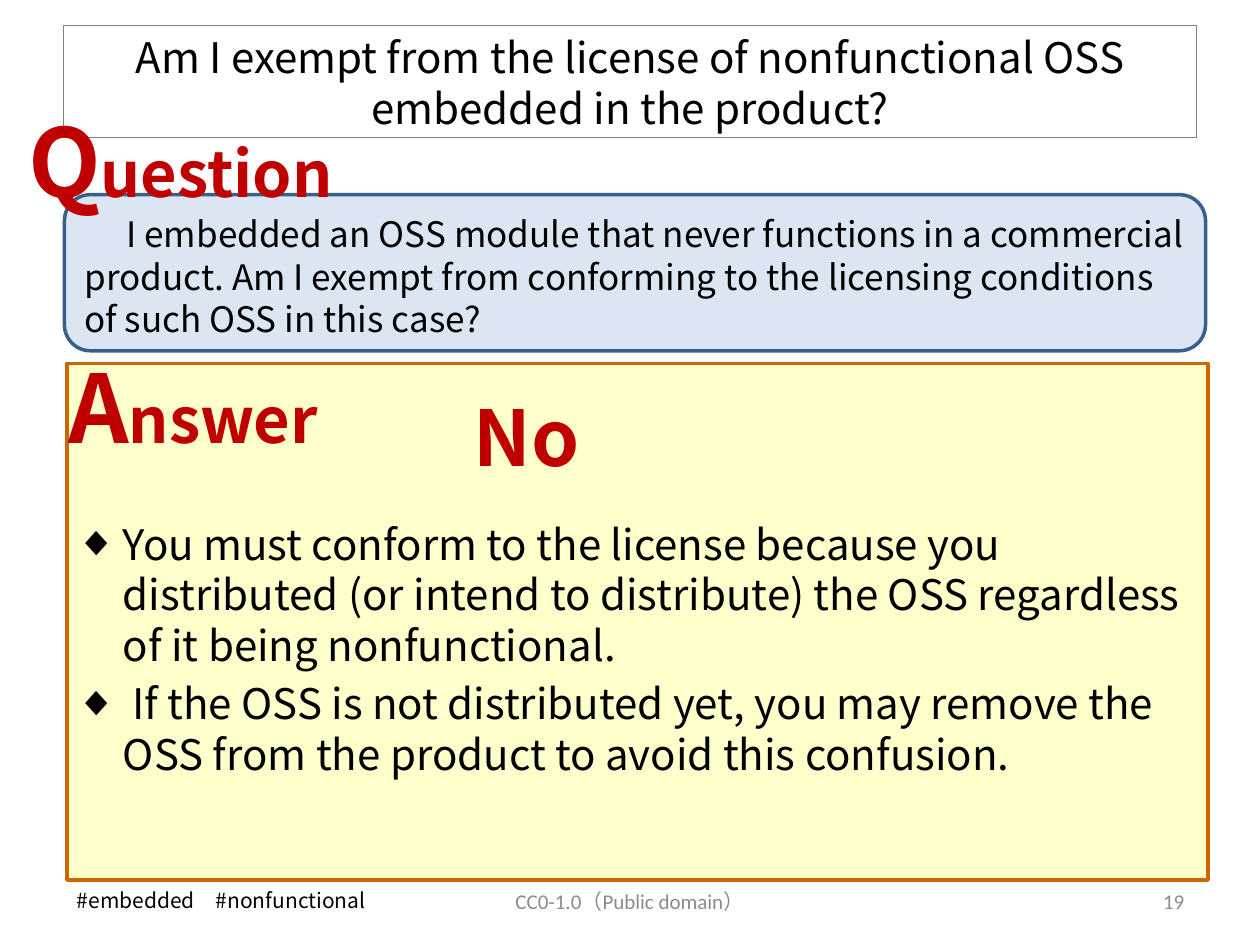
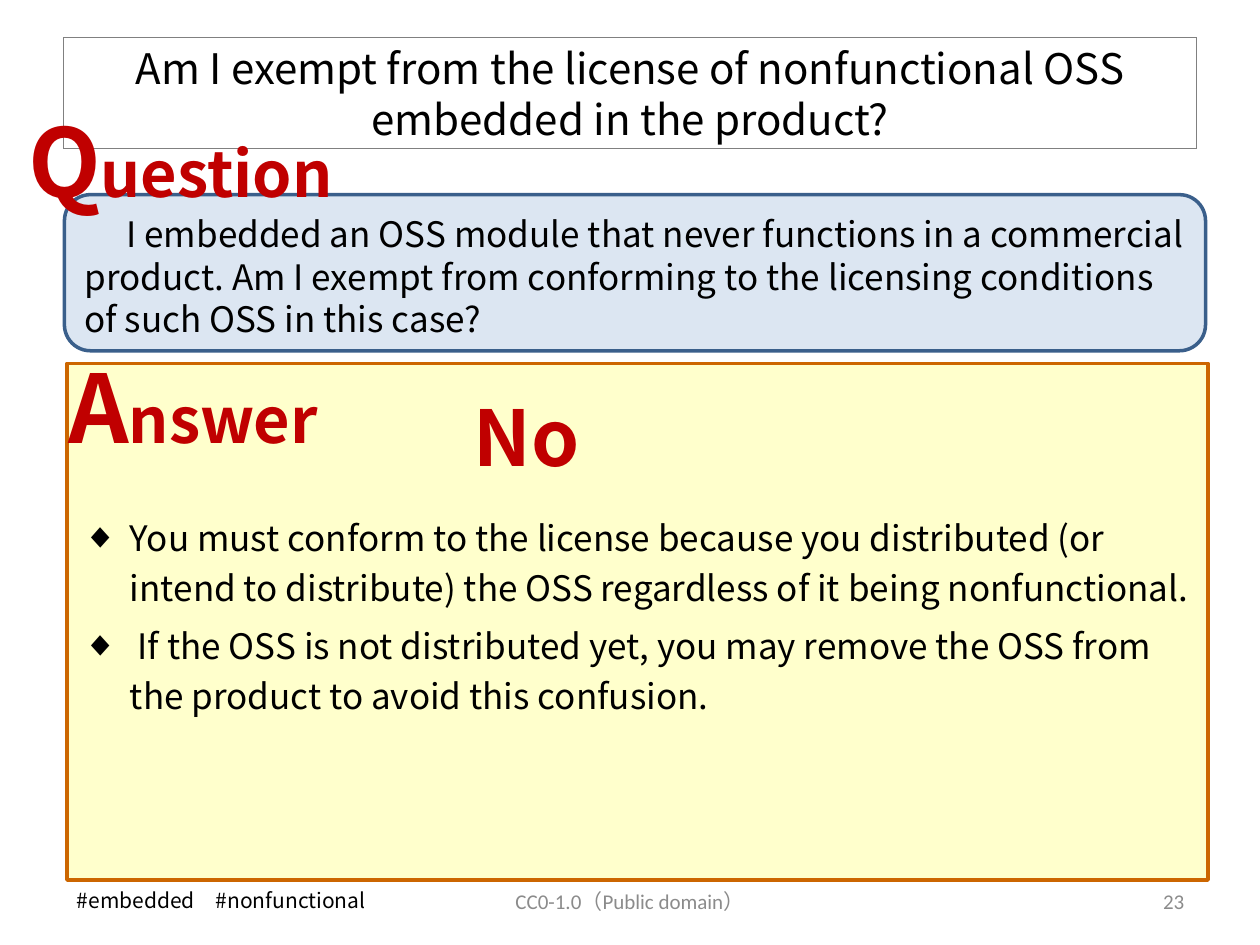
Before and after one commit to OpenChain-Project/OpenChain-JWG, a slide deck: slide 24 of Education_Material/FAQ/Misunderstandings_of_OSS_licenses_CC0.pptx (slide 20 before the commit). Drawn at 1260x945 pixels with LibreOffice and Linux fonts; fonts in the diff are those of the drawing. Boxes give left, top, right and bottom in pixels: in the first picture for what was removed or moved away, otherwise in the second. Text is boxed around its words. In the diff, an @@ line names an element or a change of style, - is before the commit and + after.

```diff
--- a/Education_Material/FAQ/Misunderstandings_of_OSS_licenses_CC0.pptx
+++ b/Education_Material/FAQ/Misunderstandings_of_OSS_licenses_CC0.pptx
@@ title "Am I exempt from the ..." moved from (x1=63, y1=26, x2=1197, y2=139) to (x1=63, y1=38, x2=1197, y2=149) @@
@@ text "You must conform to the ..." moved from (x1=123, y1=526, x2=1180, y2=780) to (x1=130, y1=522, x2=1188, y2=717) @@
@@ text "You must conform to the ..." at (x1=130, y1=522, x2=1188, y2=717): size 24 to 20 pt; line spacing 1 to 1.2 @@
@@ page number at (x1=1163, y1=895, x2=1184, y2=909): text changed @@
-19
+23
```
Also in this commit, not shown: 17 other slides changed, 9 slides added.
